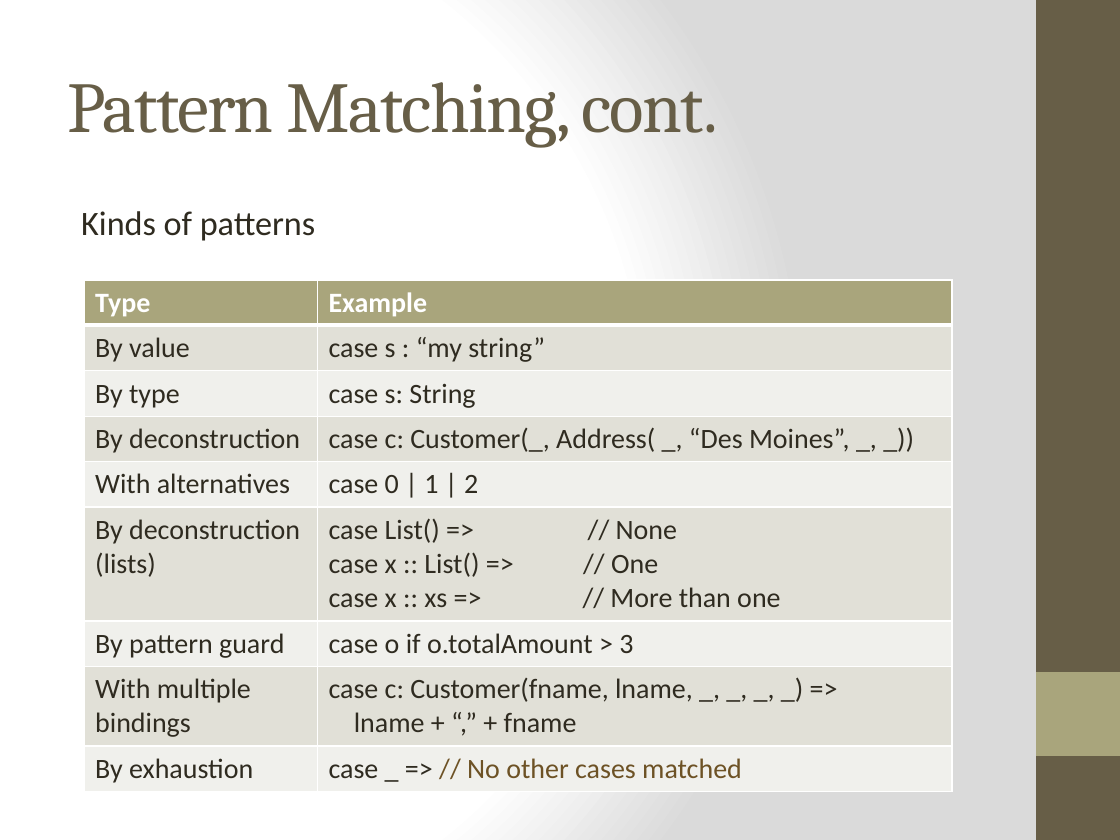
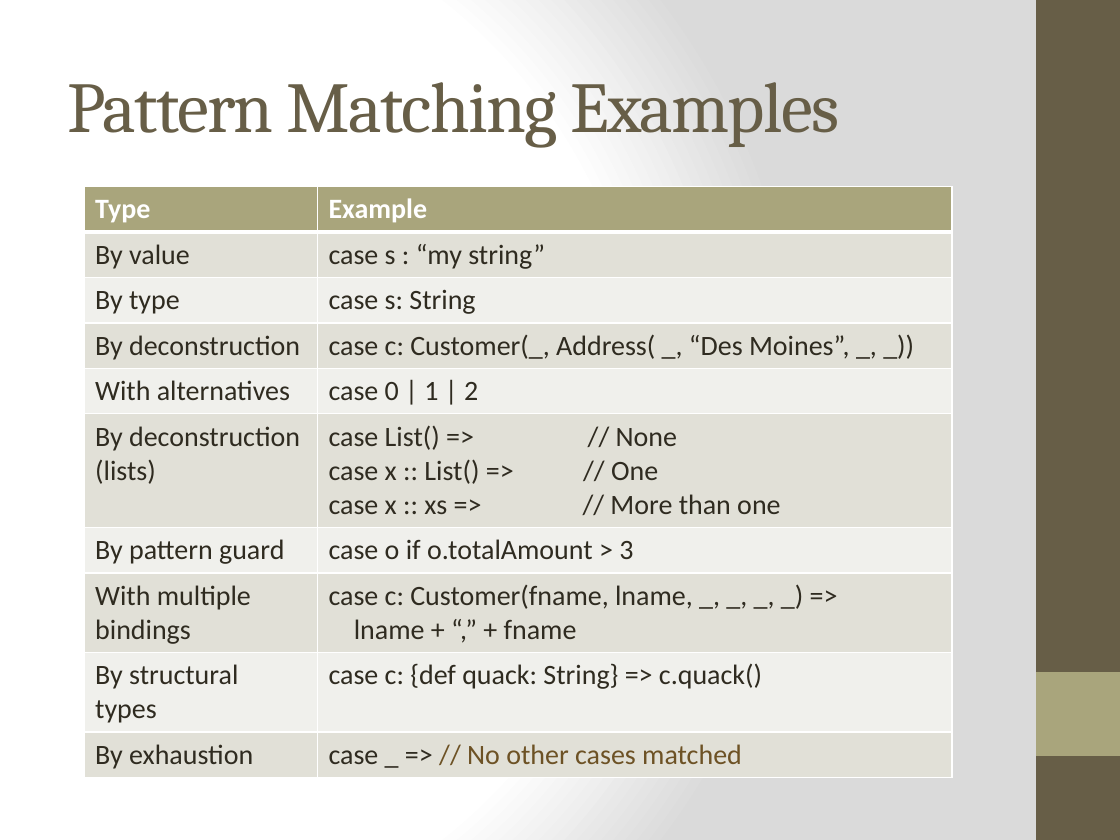
Before and after one commit to bjhartin/FoundationsOfFunctionalProgramming, a slide deck: slide 31 of FoundationsOfFunctionalProgramming.pptx. Drawn at 1120x840 pixels with LibreOffice and Linux fonts; fonts in the diff are those of the drawing. Boxes give left, top, right and bottom in pixels: in the first picture for what was removed or moved away, otherwise in the second. Text is boxed around its words. In the diff, an @@ line names an element or a change of style, - is before the commit and + after.

Commit message:
Brian: Added structural pattern matching example

```diff
--- a/FoundationsOfFunctionalProgramming.pptx
+++ b/FoundationsOfFunctionalProgramming.pptx
@@ title at box(67, 82, 839, 147): text changed @@
-Pattern Matching, cont.
+Pattern Matching Examples
@@ table at box(84, 187, 952, 773) @@
+row 9: By structural types | case c: {def quack: String} => c.quack()
@@ table: place and size @@
-table at box(84, 280, 952, 787)
+table at box(84, 187, 952, 773)
@@ text removed at box(81, 211, 315, 241) @@
-Kinds of patterns
```
